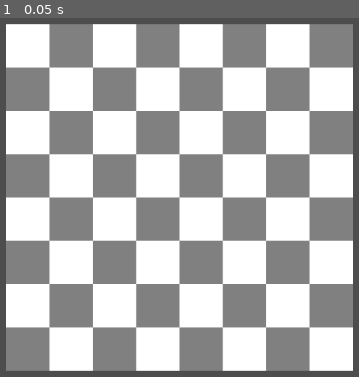
Above: before the commit, frame 1.
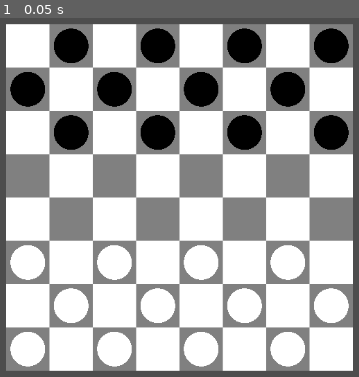
Above: after the commit, the same moment.

Repository: BarbosaNath/queen-of-checkers
Game: Godot game, scene res://scenes/main.tscn
Same seed, same stepped clock (60 frames per second), same inputs: the game is played once before the commit and once after it.
Inputs:
- Up to frame 1 (0.05 s): no input

The runs differ from the first frame. In frame 1, 18% of the frame differs, in the area x 2-98%, y 2-98%.
Error before the commit: Parse Error: Function "is_white_piece()" not found in base self. (res://scripts/chess.gd:86)

Commit message:
fix: fix pieces movement

Diff:
--- a/scripts/board_state.gd
+++ b/scripts/board_state.gd
@@ -101,15 +101,22 @@
 # 	return _eating_moves + _normal_moves
 
 # TODO: Fix multijump and eating pieces
-func pieces_moves(piece: Vector2) -> Array[Dictionary]:
+func pieces_moves(piece: Vector2, multijump: bool = false) -> Array[Dictionary]:
 	var normal_moves: Array[Dictionary] = []
 	var eating_moves: Array[Dictionary] = []
 
 	var directions = [Vector2(1, 1), Vector2(1, -1), Vector2(-1, 1), Vector2(-1, -1)]
 
+	var valid_directions: Array[Vector2]
+
+	if (is_white_piece(piece)):
+		valid_directions = [Vector2(1, 1), Vector2(1, -1)]
+	elif (is_black_piece(piece)):
+		valid_directions = [Vector2(-1, 1), Vector2(-1, -1)]
+
 	for direction in directions:
 		var pos = piece + direction
-		if is_valid_position(pos) and is_empty(pos):
+		if !multijump && is_valid_position(pos) && is_empty(pos) && direction in valid_directions:
 			normal_moves.append({
 				'initial_position': piece,
 				'final_position': pos,
@@ -121,56 +128,65 @@
 			if is_valid_position(eat_pos) and is_empty(eat_pos):
 				var eaten_pieces = [pos]
 
-				var new_board_state = move({
+				eating_moves.append({
 					'initial_position': piece,
 					'final_position': eat_pos,
 					'eaten_pieces': eaten_pieces
 				})
 
-				var subsequent_moves = new_board_state.get_moves(eat_pos)
-				if subsequent_moves.size() > 0:
-					for subsequent_move in subsequent_moves:
-						eating_moves.append({
-							'initial_position': piece,
-							'final_position': subsequent_move['final_position'],
-							'eaten_pieces': eaten_pieces + subsequent_move['eaten_pieces']
-						})
-				else:
+				var multijump_state = move({
+					'initial_position': piece,
+					'final_position': eat_pos,
+					'eaten_pieces': eaten_pieces
+				});
+				var multijump_moves = multijump_state.pieces_moves(eat_pos, true)
+				for movement in multijump_moves:
+					movement['initial_position'] = piece
+					movement['eaten_pieces'] += eaten_pieces
+				eating_moves = multijump_moves + eating_moves
+
+
+	return eating_moves if eating_moves.size() > 0 else normal_moves
+
+
+func queen_moves(piece: Vector2, multijump: bool = false):
+	var normal_moves: Array[Dictionary] = []
+	var eating_moves: Array[Dictionary] = []
+
+	var directions = [Vector2(1, 1), Vector2(1, -1), Vector2(-1, 1), Vector2(-1, -1)]
+
+	for direction in directions:
+		var pos = piece + direction
+		while is_valid_position(pos):
+			if !multijump && is_empty(pos):
+				normal_moves.append({
+					'initial_position': piece,
+					'final_position': pos,
+					'eaten_pieces': []
+				})
+
+			elif is_enemy(pos):
+				var eat_pos = pos + direction
+				if is_valid_position(eat_pos) and is_empty(eat_pos):
+					var eaten_pieces = [pos]
+
 					eating_moves.append({
 						'initial_position': piece,
 						'final_position': eat_pos,
 						'eaten_pieces': eaten_pieces
 					})
 
-	return eating_moves if eating_moves.size() > 0 else normal_moves
+					var multijump_state = move({
+						'initial_position': piece,
+						'final_position': eat_pos,
+						'eaten_pieces': eaten_pieces
+					});
+					var multijump_moves = multijump_state.pieces_moves(eat_pos, true)
+					for movement in multijump_moves:
+						movement['initial_position'] = piece
+						movement['eaten_pieces'] += eaten_pieces
+					eating_moves = multijump_moves + eating_moves
+			pos = pos + direction
 
 
-func queen_moves(piece: Vector2):
-	var _normal_moves = []
-	var _eating_moves = []
-	var directions = [Vector2(1, 1), Vector2(1, -1), Vector2(-1, 1), Vector2(-1, -1)]
-	for direction in directions:
-		var pos = piece
-		pos += direction
-
-		while is_valid_position(pos):
-			if is_empty(pos):
-				_normal_moves.append({'final_position': pos, 'eaten_pieces': []})
-
-			var _eaten_pieces = []
-			while is_enemy(pos):
-				var _eaten_piece = pos
-				pos += direction
-				while is_valid_position(pos):
-					_eaten_pieces.append(_eaten_piece)
-					var new_board_state = move({'initial_position': piece, 'final_position': pos, 'eaten_pieces': _eaten_pieces})
-					var subsequent_moves = new_board_state.get_moves(pos)
-					if subsequent_moves.size() > 0:
-						for subsequent_move in subsequent_moves:
-							_eating_moves.append({'initial_position': piece, 'final_position': subsequent_move['final_position'], 'eaten_pieces': _eaten_pieces + subsequent_move['eaten_pieces']})
-					else:
-						_eating_moves.append({'initial_position': piece, 'final_position': pos, 'eaten_pieces': _eaten_pieces})
-
-			pos += direction
-
-	return _eating_moves + _normal_moves
+	return eating_moves if eating_moves.size() > 0 else normal_moves
--- a/scripts/chess.gd
+++ b/scripts/chess.gd
@@ -93,6 +93,10 @@
 				var movement = BoardState.get_move_by_position(moves, cell)
 				if 'final_position' in movement:
 					gameState = gameState.move(movement)
+					if (cell_y == 7 && gameState.is_white_piece(cell)):
+						gameState.board[cell.x][cell.y] = 2
+					elif (cell_y == 0 && gameState.is_black_piece(cell)):
+						gameState.board[cell.x][cell.y] = -2
 					is_white_turn = !is_white_turn
 					gameState.is_white_turn = is_white_turn
 				playerState=SELECT_MOVE
@@ -123,6 +127,14 @@
 	return (get_global_mouse_position().x < 0 || get_global_mouse_position().x > (CELL_WIDTH * BOARD_SIZE)
 		||  get_global_mouse_position().y > 0 || get_global_mouse_position().y < -(CELL_WIDTH * BOARD_SIZE))
 
+func is_valid_position(pos : Vector2):
+	return pos.x >= 0 && pos.x < BOARD_SIZE && pos.y >= 0 && pos.y < BOARD_SIZE
+
+func is_white_piece(pos : Vector2):
+	return is_valid_position(pos) && gameState.board[pos.x][pos.y] > 0
+
+func is_black_piece(pos : Vector2):
+	return is_valid_position(pos) && gameState.board[pos.x][pos.y] < 0
 
 #TODO: Indicador de jogador. Vencedor atual. Calcular possiveis açoes. ^^
 
